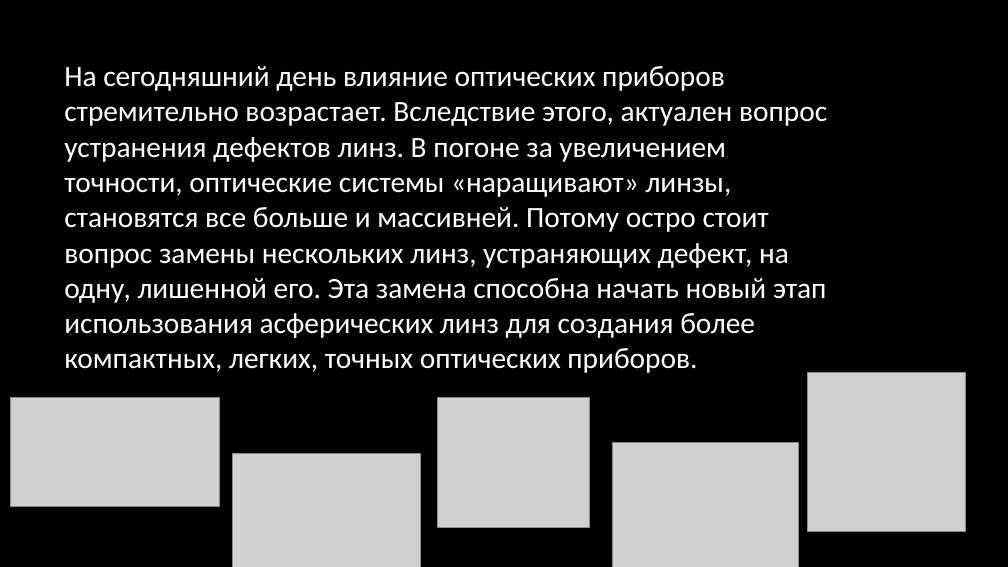
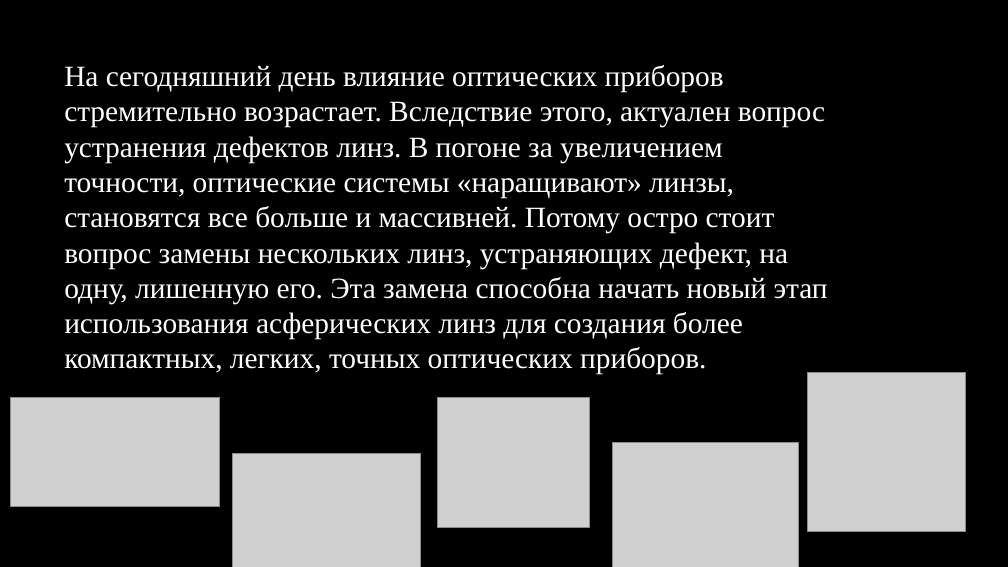
Before and after one commit to KondratovichMaxim/sciense, a slide deck: slide 2 of создания идеальной линзы.pptx. Drawn at 1008x567 pixels with LibreOffice and Linux fonts; fonts in the diff are those of the drawing; grey boxes stand for pictures; background and template pictures are left out. Boxes give left, top, right and bottom in pixels: in the first picture for what was removed or moved away, otherwise in the second. Text is boxed around its words. In the diff, an @@ line names an element or a change of style, - is before the commit and + after.

Commit message:
some changes

```diff
--- a/создания идеальной линзы.pptx
+++ b/создания идеальной линзы.pptx
@@ text at <box>64,65,828,375</box>: text changed; font Calibri to Times New Roman @@
-На сегодняшний день влияние оптических приборов стремительно возрастает. Вследствие этого, актуален вопрос устранения дефектов линз. В погоне за увеличением точности, оптические системы «наращивают» линзы, становятся все больше и массивней. Потому остро стоит вопрос замены нескольких линз, устраняющих дефект, на одну, лишенной его. Эта замена способна начать новый этап использования асферических линз для создания более компактных, легких, точных оптических приборов.
+На сегодняшний день влияние оптических приборов стремительно возрастает. Вследствие этого, актуален вопрос устранения дефектов линз. В погоне за увеличением точности, оптические системы «наращивают» линзы, становятся все больше и массивней. Потому остро стоит вопрос замены нескольких линз, устраняющих дефект, на одну, лишенную его. Эта замена способна начать новый этап использования асферических линз для создания более компактных, легких, точных оптических приборов.
```
Also in this commit, not shown: 17 other slides changed, 6 slides added, 3 slides removed.
